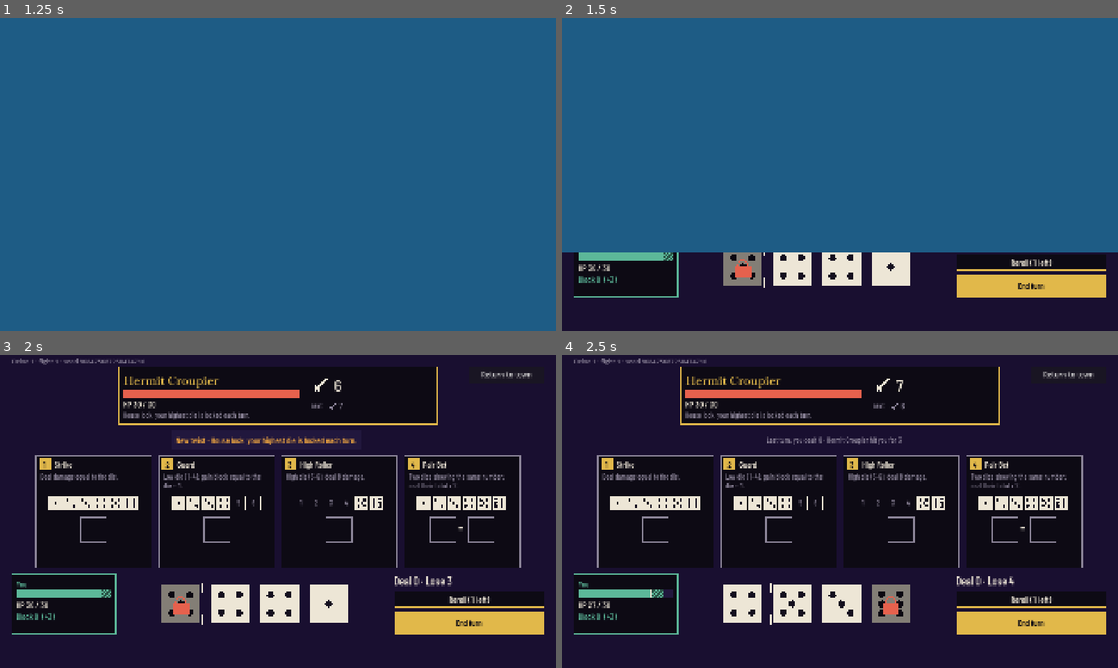
Above: before the commit, frames 1-4 (two rows, left to right).
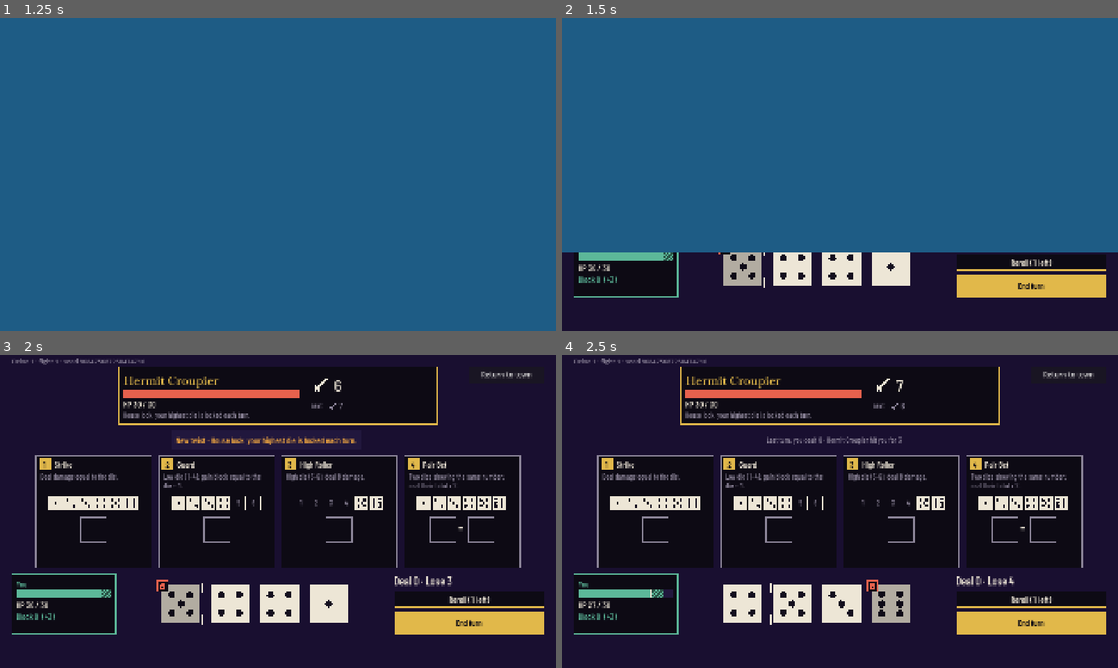
Above: after the commit, the same moments.

Repository: vantaloomin/saikoro-bay
Game: Godot game, scene res://game/boot/boot.tscn
Two runs of this game, one before a commit and one after it. Both use one fixed random seed, a clock stepped at 60 frames per second and the inputs below.
Inputs (mouse positions are in pixels of both pictures, inside the frame that each line leads up to):
- Up to frame 1 (1.25 s): click "Go down" at 0.5 s
- Up to frame 2 (1.5 s): click "Go down" at 1.25 s
- Up to frame 3 (2 s): no input
- Up to frame 4 (2.5 s): tap Enter (ui_accept) at 2, 2.27 s; move the mouse to (962, 495) at 2.02 s; hold Right (ui_right) from 2.03 s (still down); tap Space (board_commit) at 2.1 s; click (962, 495) at 2.17 s

Frame 1 is identical in both runs. In frame 2, 0.7% of the frame differs, in the area x 28-36%, y 74-86%; in frame 3, 0.8%, in the area x 28-36%, y 71-86%; in frame 4, 0.8%.

Commit message:
Board: House lock, reroll cross and Nudge chip read in greyscale (#16)
From the M1 greyscale check. The House lock padlock moves to a dark
corner badge so the locked die's pips stay readable, the reroll cross
gets a dark under-stroke, the bite tag text is dark, and a used Nudge
chip is slashed. The drag ghost floats above the cursor.

Diff:
--- a/game/delve/board/board_style.gd
+++ b/game/delve/board/board_style.gd
@@ -129,8 +129,13 @@
 	var c: Vector2 = rect.get_center()
 	var w: float = rect.size.x * 0.42
 	var body: Rect2 = Rect2(c.x - w / 2, c.y - w * 0.1, w, w * 0.75)
-	canvas.draw_arc(Vector2(c.x, body.position.y), w * 0.3, PI, TAU, 16, color, 5.0)
+	# A dark lock with a colored edge, so it reads in greyscale too: red on
+	# a greyed die face has almost the same brightness.
+	canvas.draw_arc(Vector2(c.x, body.position.y), w * 0.3, PI, TAU, 16, LACQUER, 9.0)
+	canvas.draw_arc(Vector2(c.x, body.position.y), w * 0.3, PI, TAU, 16, color, 4.0)
+	canvas.draw_rect(body.grow(3), LACQUER)
 	canvas.draw_rect(body, color)
+	canvas.draw_circle(body.get_center(), w * 0.09, LACQUER)
 
 
 ## A sword (attack) or shield (guard) glyph in `rect`.
--- a/game/delve/board/die_view.gd
+++ b/game/delve/board/die_view.gd
@@ -66,7 +66,8 @@
 	var ghost: DieView = DieView.new()
 	ghost.value = value
 	ghost.modulate.a = 0.85
-	ghost.position = -ghost.custom_minimum_size / 2.0
+	# Above the cursor, so the slot footer and ruler caret stay visible.
+	ghost.position = Vector2(-ghost.custom_minimum_size.x / 2.0, -ghost.custom_minimum_size.y - 24)
 	var holder: Control = Control.new()
 	holder.add_child(ghost)
 	set_drag_preview(holder)
@@ -117,15 +118,23 @@
 		face = BoardStyle.DIM
 	BoardStyle.draw_die(self, rect, value, face)
 	if locked:
-		draw_rect(rect, Color(0, 0, 0, 0.45))
-		BoardStyle.draw_padlock(self, rect)
+		# Lightly greyed so the pips still show what it is; the padlock sits
+		# in a corner badge, like the bite tag, instead of over the pips.
+		draw_rect(rect, Color(0, 0, 0, 0.25))
+		var badge: Rect2 = Rect2(rect.position - Vector2(14, 14), Vector2(36, 36))
+		draw_rect(badge, BoardStyle.LACQUER)
+		draw_rect(badge, BoardStyle.DANGER, false, 2.0)
+		BoardStyle.draw_padlock(self, badge.grow(4))
 	if discarded:
-		draw_line(rect.position, rect.end, BoardStyle.DANGER, 6.0)
-		draw_line(Vector2(rect.end.x, rect.position.y), Vector2(rect.position.x, rect.end.y), BoardStyle.DANGER, 6.0)
+		# Dark under red, so the cross reads in greyscale too.
+		for pass_color: Color in [BoardStyle.LACQUER, BoardStyle.DANGER]:
+			var width: float = 12.0 if pass_color == BoardStyle.LACQUER else 6.0
+			draw_line(rect.position, rect.end, pass_color, width)
+			draw_line(Vector2(rect.end.x, rect.position.y), Vector2(rect.position.x, rect.end.y), pass_color, width)
 	if bite_marker:
 		var font: Font = get_theme_default_font()
 		draw_rect(Rect2(rect.end.x - 40, rect.position.y - 6, 46, 30), BoardStyle.DANGER)
-		draw_string(font, Vector2(rect.end.x - 36, rect.position.y + 18), "-1", HORIZONTAL_ALIGNMENT_LEFT, -1, 22, BoardStyle.INK)
+		draw_string(font, Vector2(rect.end.x - 36, rect.position.y + 18), "-1", HORIZONTAL_ALIGNMENT_LEFT, -1, 22, BoardStyle.LACQUER)
 	if selected:
 		BoardStyle.draw_brackets(self, rect, BoardStyle.GOLD, 10.0)
 	elif has_focus() or is_hovered():
--- a/game/delve/board/face_chip.gd
+++ b/game/delve/board/face_chip.gd
@@ -51,3 +51,8 @@
 	var font_size: int = int(radius * 0.95)
 	var w: float = font.get_string_size(text, HORIZONTAL_ALIGNMENT_LEFT, -1, font_size).x
 	draw_string(font, center + Vector2(-w / 2.0, font_size * 0.36), text, HORIZONTAL_ALIGNMENT_LEFT, -1, font_size, BoardStyle.LACQUER)
+	if dimmed:
+		# Used: a slash as well as the dimming, so it reads in greyscale.
+		var d: Vector2 = Vector2(radius, -radius) * 0.75
+		draw_line(center - d, center + d, BoardStyle.LACQUER, 6.0)
+		draw_line(center - d, center + d, BoardStyle.INK, 2.5)
